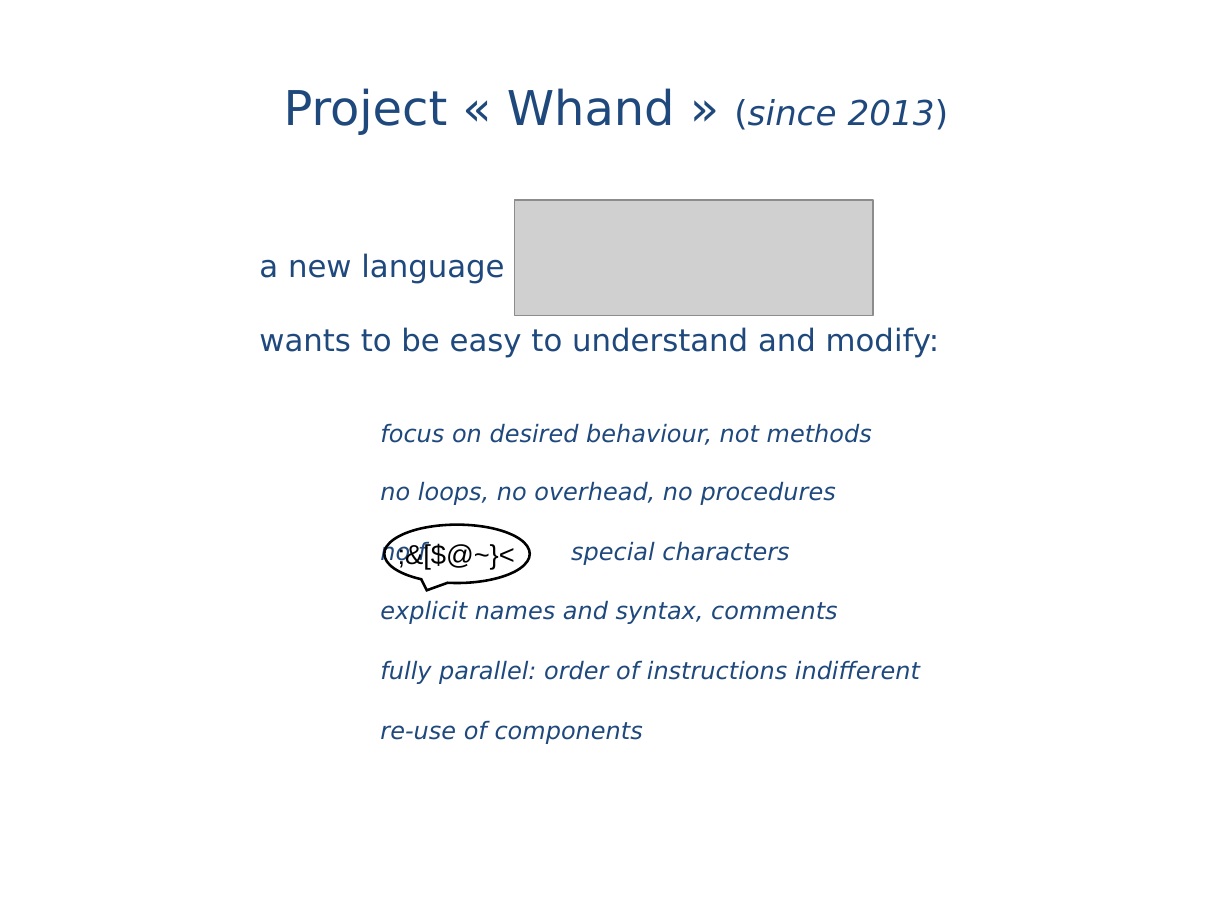
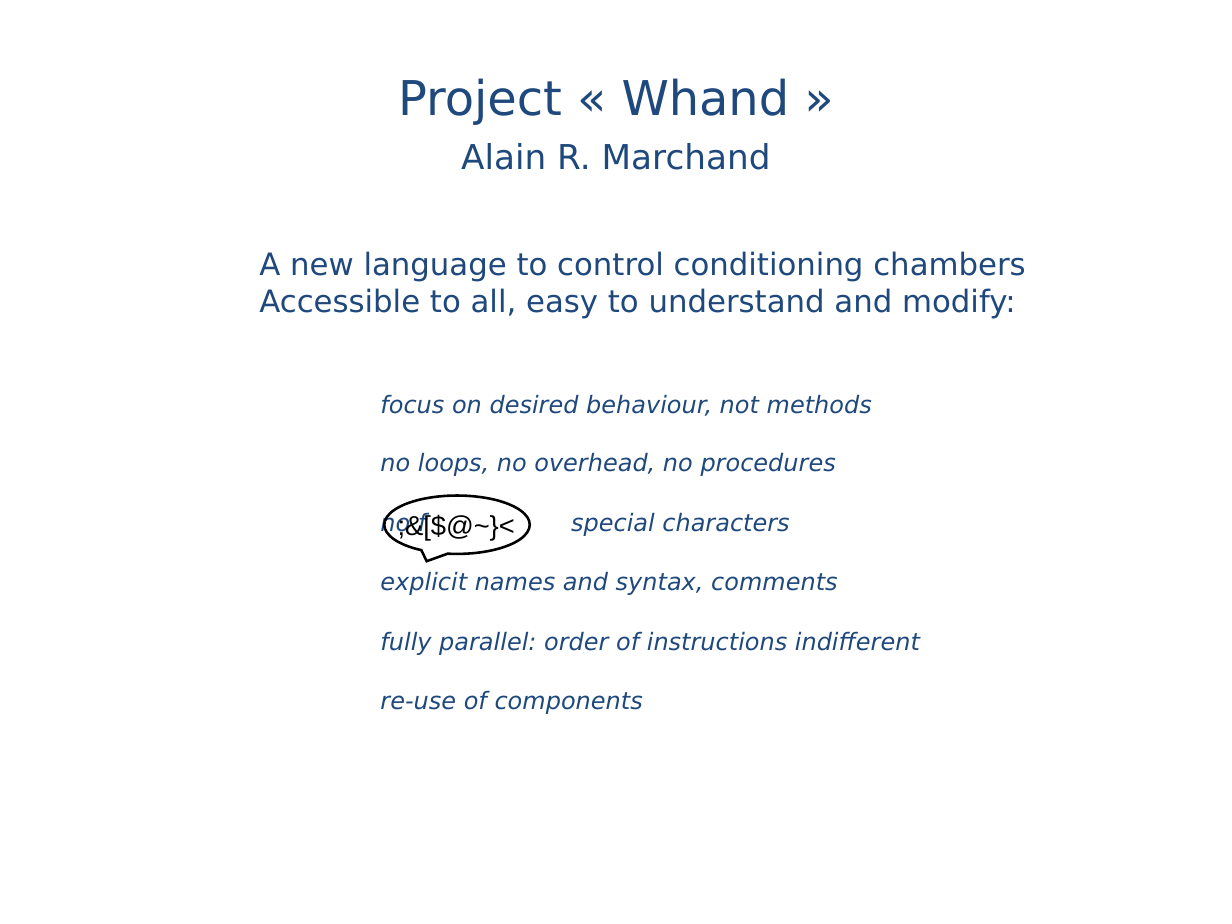
Before and after one commit to MarchandAlain/Whand, a slide deck: slide 1 of Introduction to Whand.ppt. Drawn at 1232x924 pixels with LibreOffice and Linux fonts; fonts in the diff are those of the drawing; grey boxes stand for pictures. Boxes give left, top, right and bottom in pixels: in the first picture for what was removed or moved away, otherwise in the second. Text is boxed around its words. In the diff, an @@ line names an element or a change of style, - is before the commit and + after.

```diff
--- a/Introduction to Whand.ppt
+++ b/Introduction to Whand.ppt
@@ text at (x1=398, y1=78, x2=790, y2=170): text changed; size 28 to 20 pt @@
-Project « Whand » (since 2013)
+Project « Whand »
+Alain R. Marchand
@@ picture removed at (x1=515, y1=200, x2=873, y2=315) @@
@@ text at (x1=259, y1=251, x2=1025, y2=319): text changed @@
-a new language
-wants to be easy to understand and modify:
+A new language to control conditioning chambers
+Accessible to all, easy to understand and modify:
@@ 2 texts, 1 speech bubble moved together from (x1=380, y1=423, x2=920, y2=744) to (x1=380, y1=394, x2=920, y2=714) @@
```
Also in this commit, not shown: 4 other slides changed, 3 slides added, 1 slide removed.
